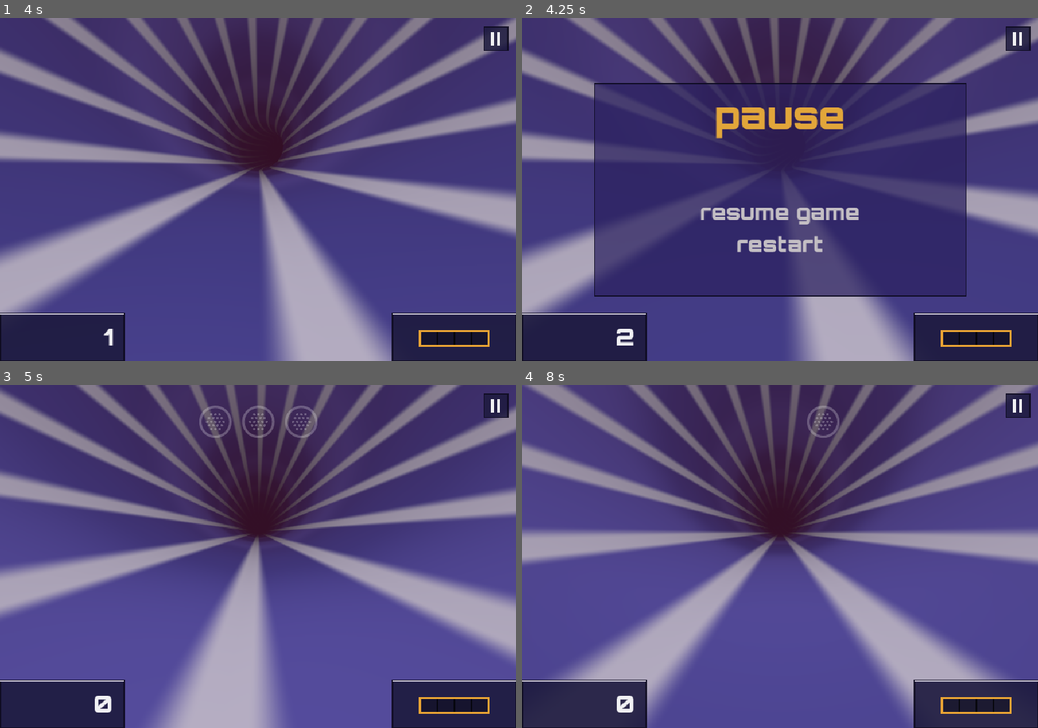
Above: before the commit, frames 1-4 (two rows, left to right).
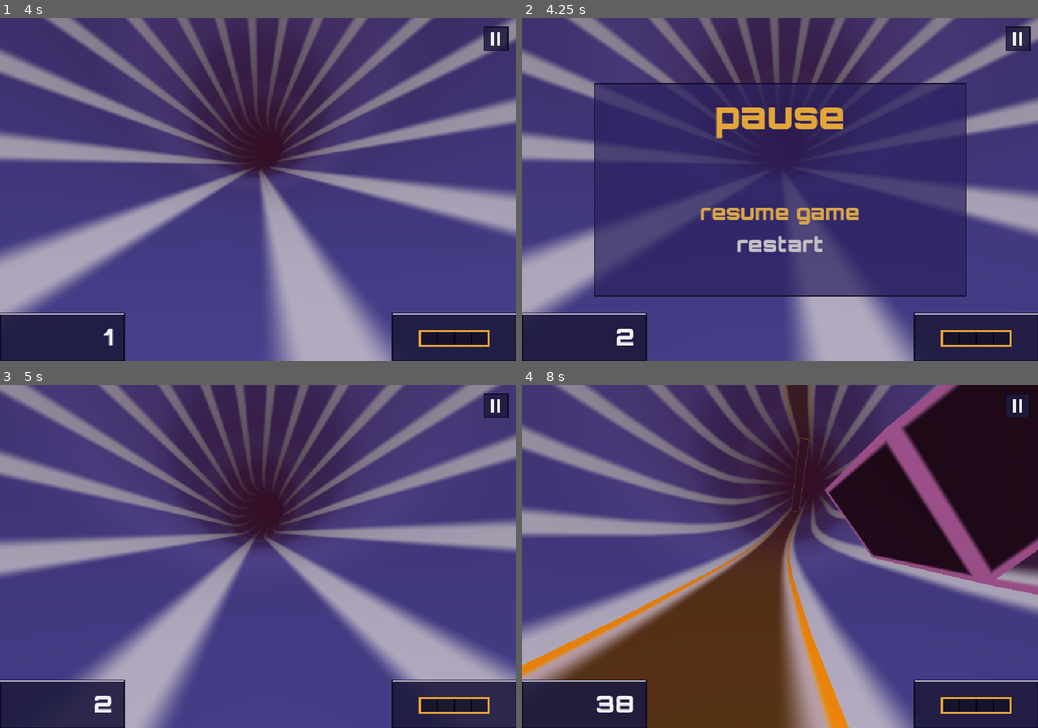
Above: after the commit, the same moments.

Repository: nhermosilla14/xpeedy
Game: Godot game, scene res://src/main.tscn
Two runs of this game, one before a commit and one after it. Both use one fixed random seed, a clock stepped at 60 frames per second and the inputs below.
Inputs (mouse positions are in pixels of both pictures, inside the frame that each line leads up to):
- Up to frame 1 (4 s): tap Enter at 0.5 s; hold Right (steer_right) 0.53-1.28 s; click (258, 189) at 0.67 s; move the mouse to (154, 206) at 1.27 s; hold Down (ui_down) 1.28-2.03 s; move the mouse to (309, 114) at 2.02 s; hold Right (steer_right) 2.03-2.78 s; move the mouse to (232, 258) at 2.77 s; hold Up (ui_up) 2.78-3.53 s; click (232, 258) at 2.92 s; move the mouse to (412, 240) at 3.52 s; hold Left (steer_left) from 3.53 s (still down)
- Up to frame 2 (4.25 s): keep holding Left (steer_left); tap Escape (pause) at 4.15 s
- Up to frame 3 (5 s): keep holding Left (steer_left); move the mouse to (258, 556) at 4.27 s; click (258, 556) at 4.42 s; tap R (restart) at 4.9 s
- Up to frame 4 (8 s): move the mouse to (805, 556) at 5.02 s; release Left (steer_left) at 5.03 s; hold Down (ui_down) 5.03-5.78 s; click (805, 556) at 5.17 s; move the mouse to (702, 470) at 5.77 s; hold Right (steer_right) 5.78-6.53 s; move the mouse to (893, 539) at 6.52 s; hold Up (ui_up) 6.53-7.28 s; move the mouse to (676, 573) at 7.27 s; hold Right (steer_right) from 7.28 s (still down); click (676, 573) at 7.42 s

Frame 1 is identical in both runs. In frame 2, 0.7% of the frame differs, in the area x 34-66%, y 55-61%; in frame 3, 52%; in frame 4, 67%, in the area x 0-100%, y 0-100%.

Commit message:
Pause panel: keyboard and gamepad selection

Diff:
--- a/src/main.gd
+++ b/src/main.gd
@@ -90,10 +90,14 @@
 		return
 	if not _track.crashed and Input.is_action_just_pressed("pause"):
 		_toggle_pause()
-	elif _paused and Input.is_action_just_pressed("restart"):
-		start_run(_track.seed_value + 1)
 		return
 	if _paused:
+		if Input.is_action_just_pressed("ui_down"):
+			_screen.move_selection(1)
+		elif Input.is_action_just_pressed("ui_up"):
+			_screen.move_selection(-1)
+		elif Input.is_action_just_pressed("restart"):
+			_on_choice(_screen.selected)
 		return
 	var raw := Autopilot.plough(_run) if options.autopilot == "plough" else Input.get_axis("steer_left", "steer_right")
 	var dt := _clock.advance(delta)
--- a/src/view/screen_panel.gd
+++ b/src/view/screen_panel.gd
@@ -18,6 +18,8 @@
 
 var _labels: Array[Label] = []
 var _pressed := -1
+## The choice the keyboard or gamepad has selected (shown in amber).
+var selected := 0
 
 
 func _ready() -> void:
@@ -32,7 +34,16 @@
 	lines = new_lines
 	choices = new_choices
 	_pressed = -1
+	selected = 0
 	visible = true
+	_layout()
+
+
+## Moves the keyboard or gamepad selection by `step` choices (wraps).
+func move_selection(step: int) -> void:
+	if choices.is_empty():
+		return
+	selected = posmod(selected + step, choices.size())
 	_layout()
 
 
@@ -70,7 +81,7 @@
 		_add(lines[i], Rect2(rect.position.x, rect.position.y + (56.0 + 16.0 * i) * s, rect.size.x, 16.0 * s),
 			11, Color("F1F1F4"))
 	for i in choices.size():
-		_add(choices[i], _choice_rect(i), 20, PRESSED_COLOUR if i == _pressed else CHOICE_COLOUR)
+		_add(choices[i], _choice_rect(i), 20, PRESSED_COLOUR if i == _pressed or (_pressed < 0 and i == selected) else CHOICE_COLOUR)
 	queue_redraw()
 
 
--- a/tests/e2e_run_flow.gd
+++ b/tests/e2e_run_flow.gd
@@ -54,6 +54,11 @@
 				_main.call("_toggle_pause")
 				if not screen.visible or screen.choices.size() != 2:
 					_errors.append("the pause panel did not open")
+				_main.call("_physics_process", 0.0)
+				screen.move_selection(1)
+				if screen.selected != 1:
+					_errors.append("the selection did not move")
+				screen.move_selection(-1)
 				_frozen_segment = track.segment
 				_phase = Phase.PAUSED
 				_ticks = 0
Not shown, changed: docs/slices/0016-start-pause-game-over.md
Not shown, changed: docs/slices/0017-original-look-on-device.md
